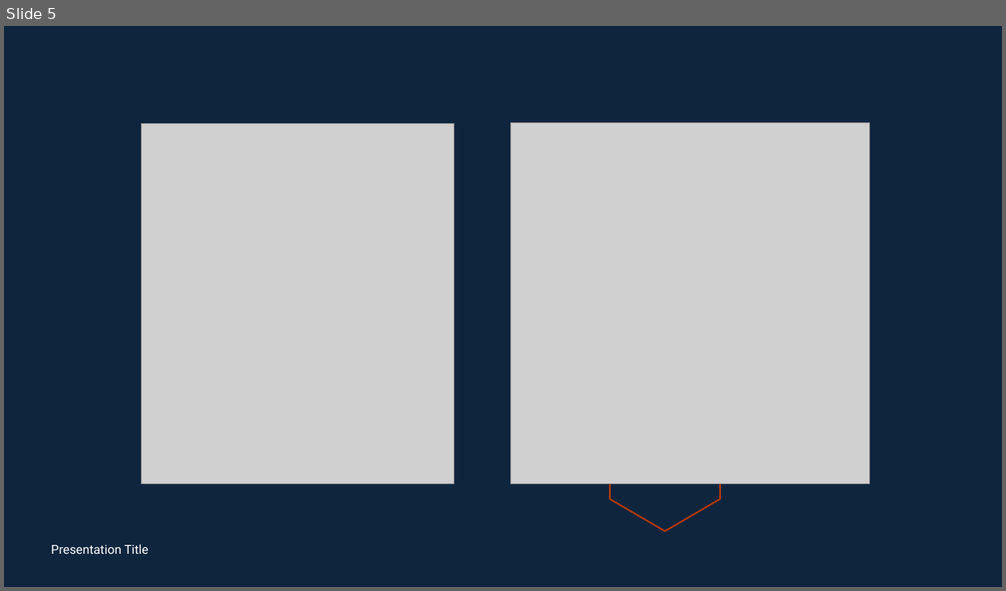
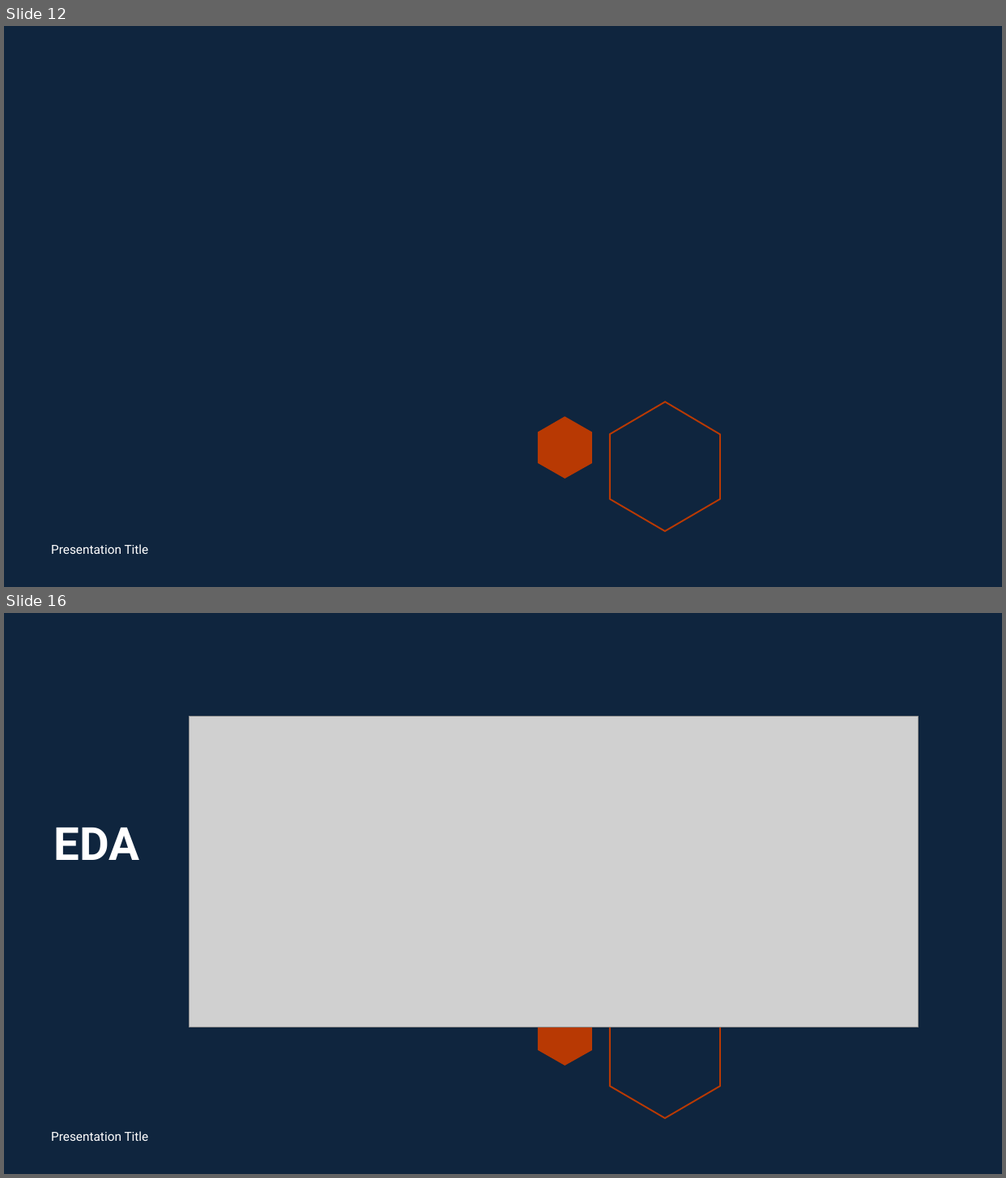
Before and after one commit to MaricrisResma/Detect-Credit-Card-Fraud-DT-RandomForest, a slide deck: DOC/Results_Final.pptx. Shown one above the other, each under a label of ours: slide 5 before the commit, slides 12 and 16 after it; the slides between them are not shown. The pictures are 1006x591 and 1006x1178 pixels, drawn with LibreOffice and Linux fonts; fonts in the diff are those of the drawing; grey boxes stand for pictures; background and template pictures are left out. Boxes give left, top, right and bottom in pixels: in the first picture for what was removed or moved away, otherwise in the second. Text is boxed around its words. In the diff, an @@ line names an element or a change of style, - is before the commit and + after.

```diff
--- a/DOC/Results_Final.pptx
+++ b/DOC/Results_Final.pptx
@@ slide 16 added at <box>4,613,1002,1174</box>, background #0F253E; not listed: 2 template elements that a slide beside it also shows @@
@@ picture added at <box>189,717,918,1028</box> @@
@@ title added at <box>54,828,140,860</box>, 44 pt, text #FFFFFF, bold @@
+EDA
@@ text added at <box>51,1131,149,1141</box>, 12 pt, text #FFFFFF @@
+Presentation Title
@@ what was slide 5 is now slide 12 @@
@@ slide 12 changed as well @@
@@ picture removed at <box>142,123,454,484</box> @@
@@ picture removed at <box>511,123,870,485</box> @@
@@ freeform shape added at <box>538,416,592,479</box>, fill #B83903 @@
```
Also in this commit, not shown: 4 other slides changed, 14 other slides added, 1 other file.
